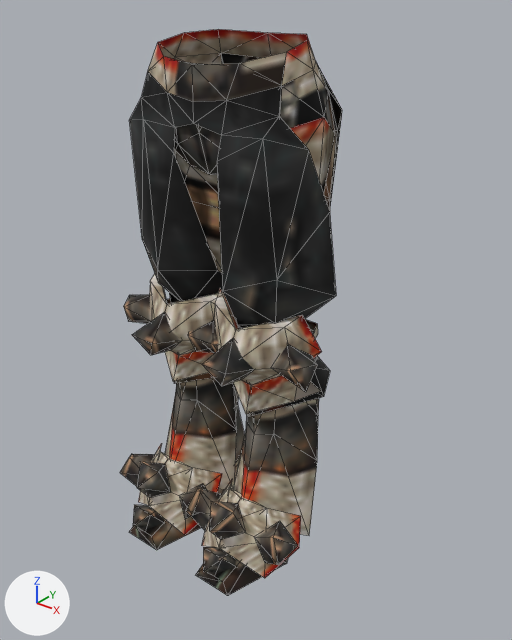
A saved change to the glTF model public/models/armor/f_reg296.glb.
Rendered twice from a 50 mm camera at (89.9, -106.9, 14.7) aimed at (5.8, -1.7, -50.6). Arrows for +X, +Y and +Z are at lower left; the lights stay in place. The picture after the commit comes second. Mesh edges are drawn as thin lines. Vertices at exactly the same position are counted once.
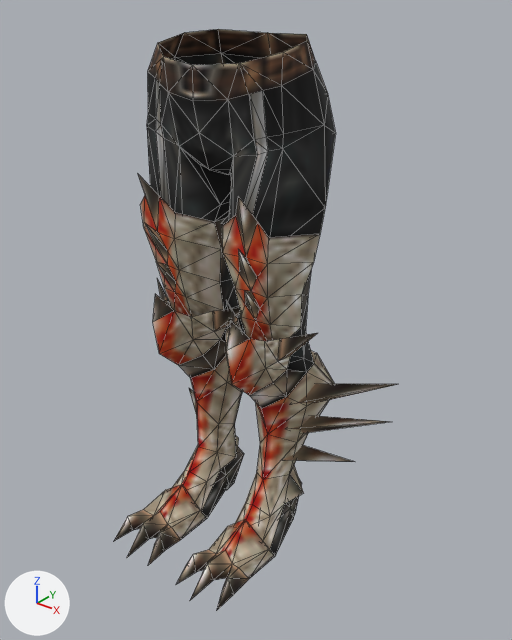
Pixel boxes [x1, y1, x2, y2] of what changed, in the pictures (512 x 640 px):
'Mesh_0', reshaped, rescaled (28% wider): before [120, 29, 342, 596]; after [113, 29, 398, 611]
part 1 of me_mesh_0, rebuilt (7% narrower, 34% taller): before [129, 29, 342, 417]; after [138, 29, 336, 549]
part 2 of me_mesh_0, rebuilt: before [196, 558, 288, 596]; after [177, 479, 302, 611]
part 3 of me_mesh_0, rebuilt (mostly hidden before): before [129, 457, 240, 550]; after [113, 447, 244, 565]
part 4 of me_mesh_0, deleted: before [120, 274, 322, 578]
part 5 of me_mesh_0, cut back: before [165, 378, 319, 536]; after [189, 384, 398, 462]

The change in detail:
me_mesh_0 is used by ob_mesh_0; location (0.0, 0.0, 0.0); scale (26.0, 26.1, 105.0).
me_mesh_0 had 437 vertices, 654 faces and spanned x -1.0..1.0, y -1.0..0.61, z -1.0..0.05.
me_mesh_0 now has 383 vertices, 654 faces and spans x -1.0..1.0, y -1.0..0.59, z -1.0..0.05.
me_mesh_0 part 1: the loose piece of 161 vertices spanning x -0.96..0.96, y -0.59..0.61, z -0.65..0.05 is rebuilt with 275 vertices and now spans x -0.65..0.65, y -0.55..0.59, z -0.98..0.05.
me_mesh_0 part 2: the loose piece of 22 vertices spanning x 0.08..0.77, y -0.91..0.35, z -1.0..-0.86 is rebuilt with 42 vertices and now spans x 0.1..0.5, y -1.0..0.3, z -1.0..-0.86.
me_mesh_0 part 3: the loose piece of 22 vertices spanning x -0.77..-0.08, y -0.91..0.35, z -1.0..-0.86 is rebuilt with 42 vertices and now spans x -0.5..-0.1, y -1.0..0.3, z -1.0..-0.86.
me_mesh_0 part 4: 20 loose pieces with 176 vertices, spanning x -1.0..1.0, y -1.0..0.31, z -0.98..-0.42, are deleted.
Part 5, on me_mesh_0:
56 vertices are removed from x -0.88..0.88, y -0.54..0.44, z -0.93..-0.56.
92 faces are deleted.
24 vertices are added at x -1.0..1.0, y -0.06..0.41, z -0.81..-0.58.
18 new faces join them.
Object 'Mesh_0' (ob_mesh_0) is rescaled from (26.0, 26.1, 105.0) to (34.2, 29.5, 106.0).
